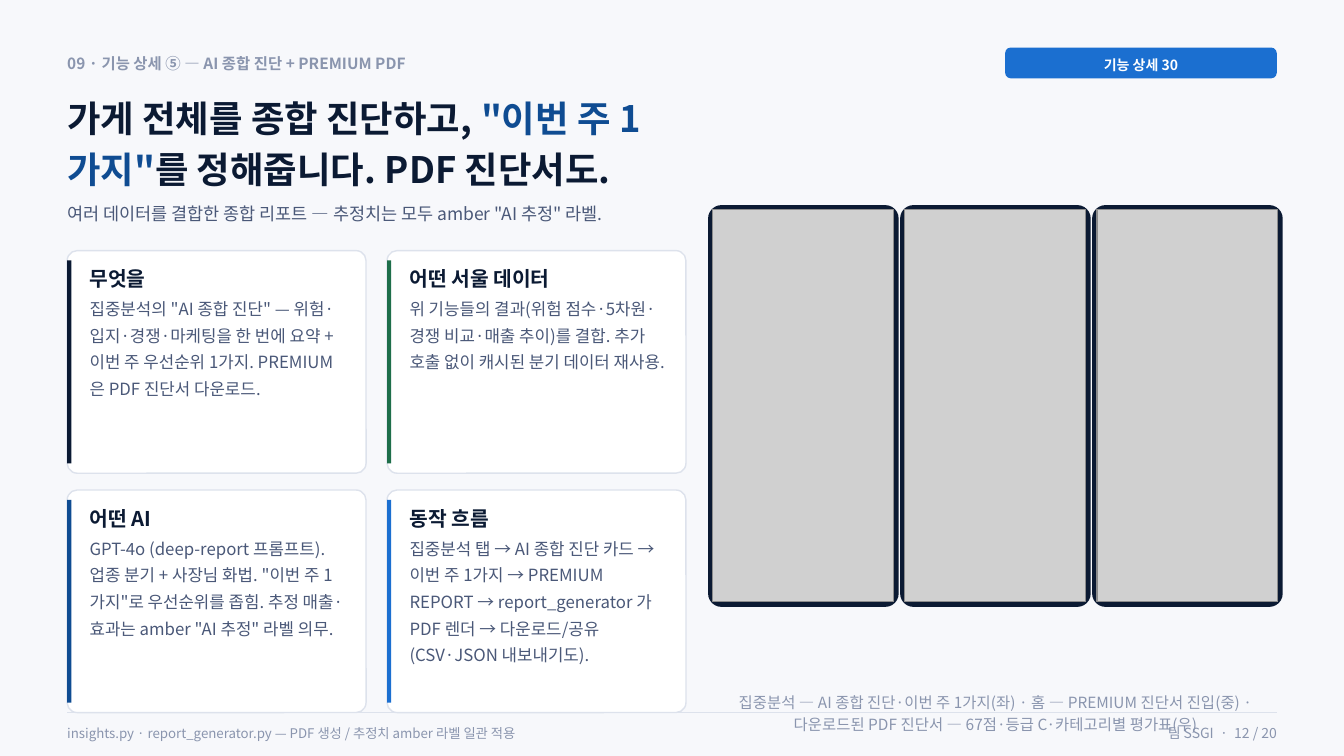
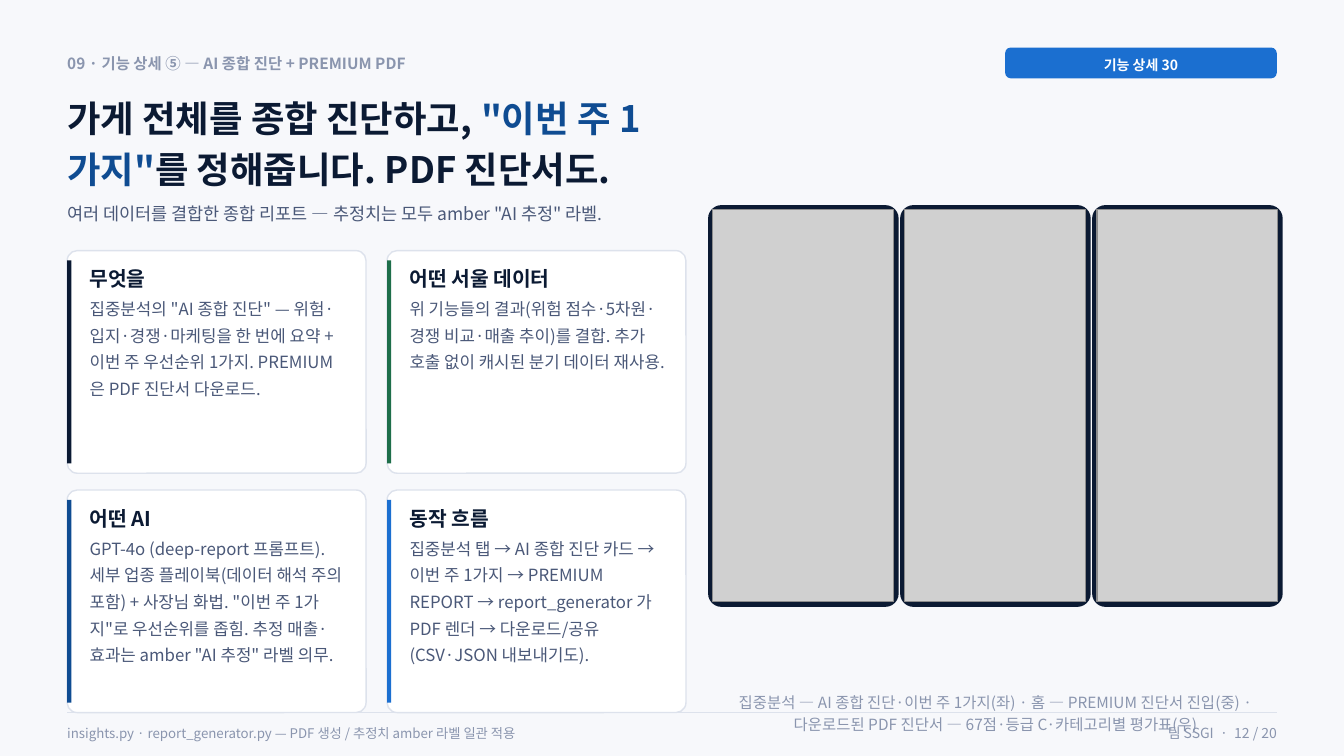
Before and after one commit to Tok-Baro/SSGI_AI_Coach, a slide deck: slide 12 of SSGI_상세기획서_심사위원용.pptx. Drawn at 1344x756 pixels with LibreOffice and Linux fonts; fonts in the diff are those of the drawing; grey boxes stand for pictures. Boxes give left, top, right and bottom in pixels: in the first picture for what was removed or moved away, otherwise in the second. Text is boxed around its words. In the diff, an @@ line names an element or a change of style, - is before the commit and + after.

```diff
--- a/SSGI_상세기획서_심사위원용.pptx
+++ b/SSGI_상세기획서_심사위원용.pptx
@@ text at bbox=[90, 541, 342, 663]: text changed @@
-GPT-4o (deep-report 프롬프트). 업종 분기 + 사장님 화법. "이번 주 1가지"로 우선순위를 좁힘. 추정 매출·효과는 amber "AI 추정" 라벨 의무.
+GPT-4o (deep-report 프롬프트). 세부 업종 플레이북(데이터 해석 주의 포함) + 사장님 화법. "이번 주 1가지"로 우선순위를 좁힘. 추정 매출·효과는 amber "AI 추정" 라벨 의무.
```
Also in this commit, not shown: 8 other slides changed, 1 other file.
